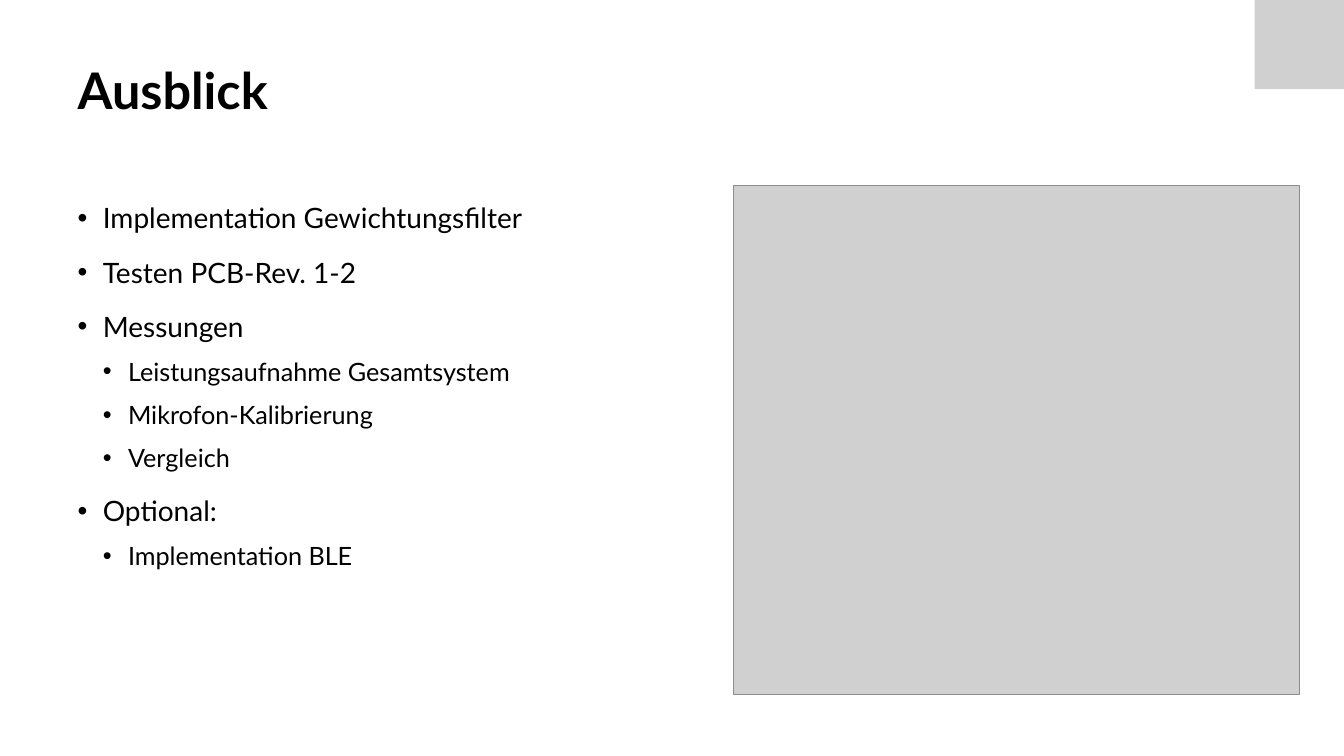
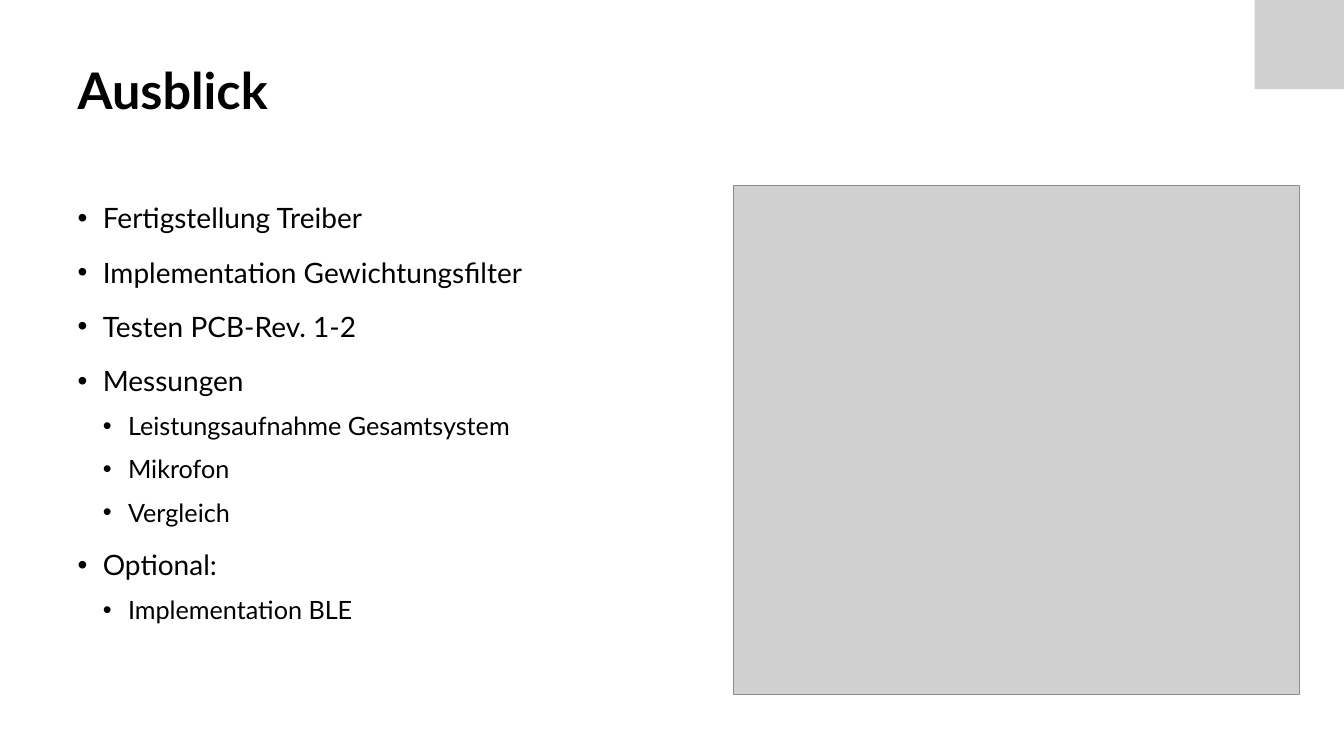
Before and after one commit to Froster2406/BAT2024, a slide deck: slide 12 of Dokumentation/Präsentation/BAT_Zwischenpraesentation.pptx. Drawn at 1344x756 pixels with LibreOffice and Linux fonts; fonts in the diff are those of the drawing; grey boxes stand for pictures. Boxes give left, top, right and bottom in pixels: in the first picture for what was removed or moved away, otherwise in the second. Text is boxed around its words. In the diff, an @@ line names an element or a change of style, - is before the commit and + after.

```diff
--- a/Dokumentation/Präsentation/BAT_Zwischenpraesentation.pptx
+++ b/Dokumentation/Präsentation/BAT_Zwischenpraesentation.pptx
@@ text at [103,207,362,233]: paragraph added @@
+• Fertigstellung Treiber
@@ text at [128,459,229,478]: text changed @@
-  • Mikrofon-Kalibrierung
+  • Mikrofon
```
Also in this commit, not shown: 8 other slides changed, 3 other files.
